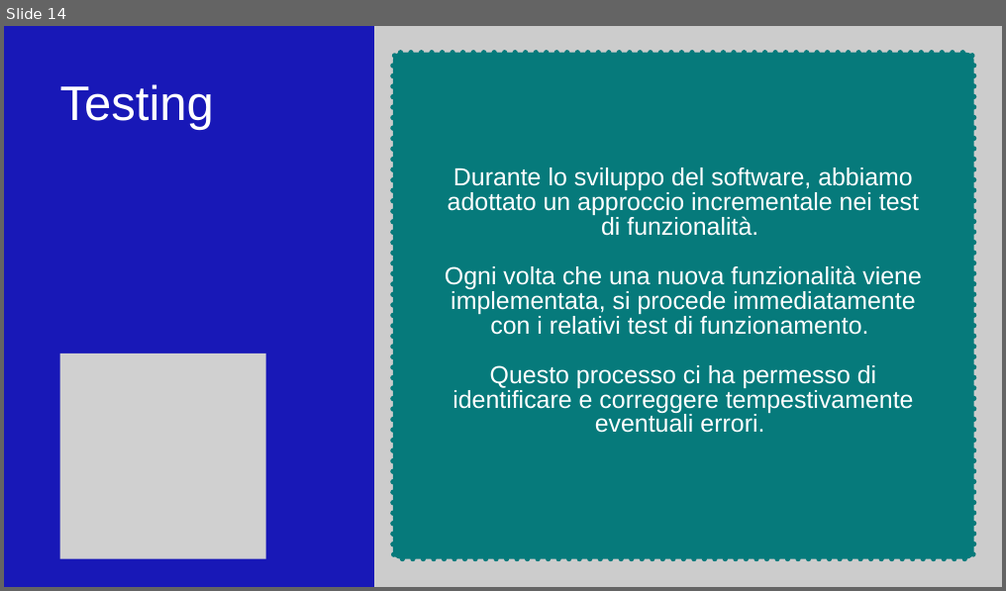
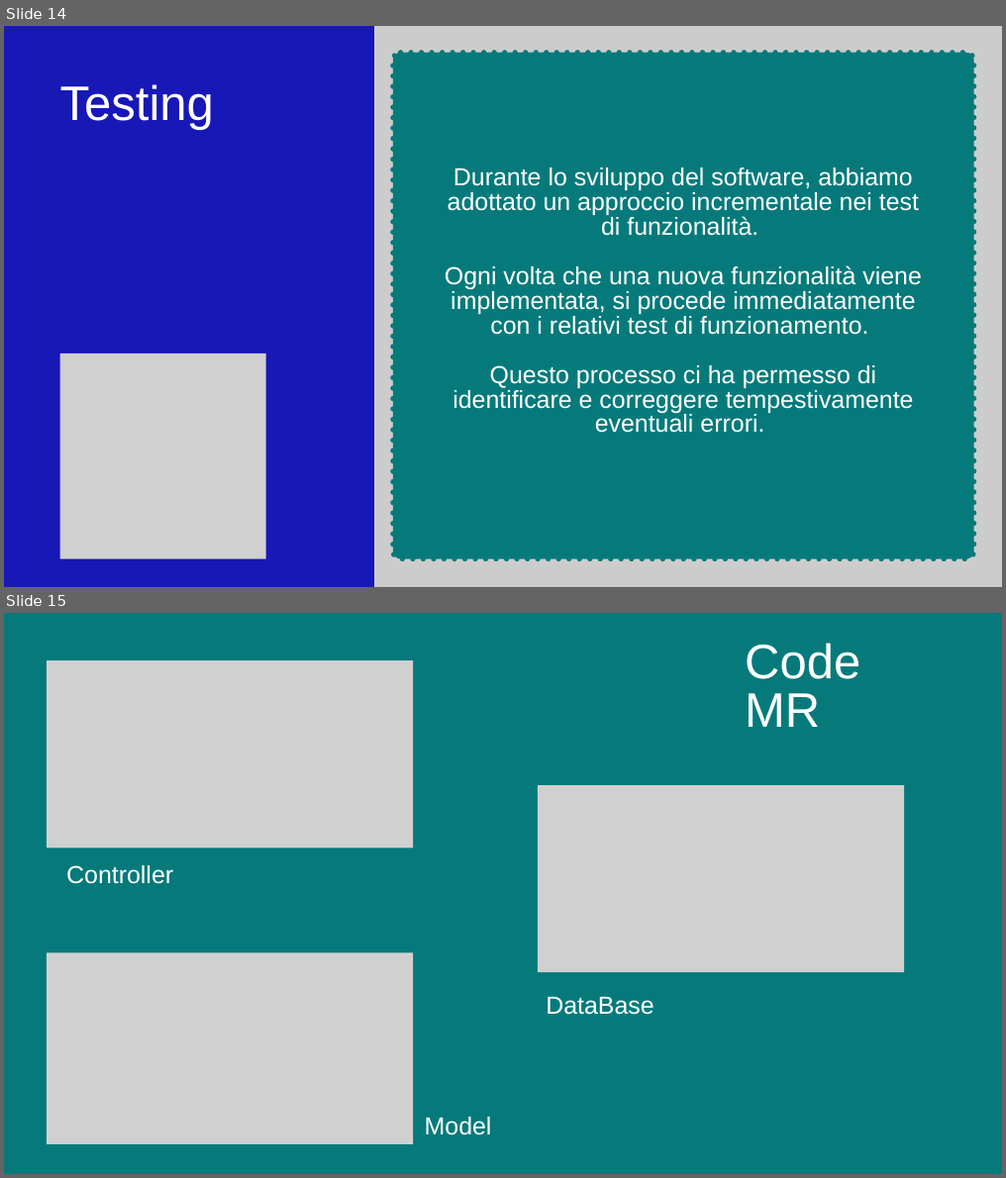
Before and after one commit to ColoErMejo/Fatturify_IngSoftware23-24, a slide deck: Documentazione/Progetto ingegneria del software.pptx. Shown one above the other, each under a label of ours: slide 14 before the commit, slides 14 and 15 after it. The pictures are 1006x591 and 1006x1178 pixels, drawn with LibreOffice and Linux fonts; fonts in the diff are those of the drawing; grey boxes stand for pictures. Boxes give left, top, right and bottom in pixels: in the first picture for what was removed or moved away, otherwise in the second. Text is boxed around its words. In the diff, an @@ line names an element or a change of style, - is before the commit and + after.

```diff
--- a/Documentazione/Progetto ingegneria del software.pptx
+++ b/Documentazione/Progetto ingegneria del software.pptx
@@ slide 15 added at bbox=[4, 613, 1002, 1174], background #CCCCCC @@
@@ freeform shape added at bbox=[4, 613, 1002, 1174], fill #067A7B @@
@@ picture added at bbox=[47, 661, 413, 848] @@
@@ text added at bbox=[745, 643, 860, 727], 70 pt, text #FFFFFF @@
+Code MR
@@ picture added at bbox=[538, 785, 904, 972] @@
@@ text added at bbox=[66, 865, 173, 884], 35.6 pt, text #FFFFFF @@
+Controller
@@ picture added at bbox=[47, 953, 413, 1145] @@
@@ text added at bbox=[546, 997, 653, 1015], 35.6 pt, text #FFFFFF @@
+DataBase
@@ text added at bbox=[425, 1117, 492, 1136], 35.6 pt, text #FFFFFF @@
+Model
```
Also in this commit, not shown: 3 slides changed.
